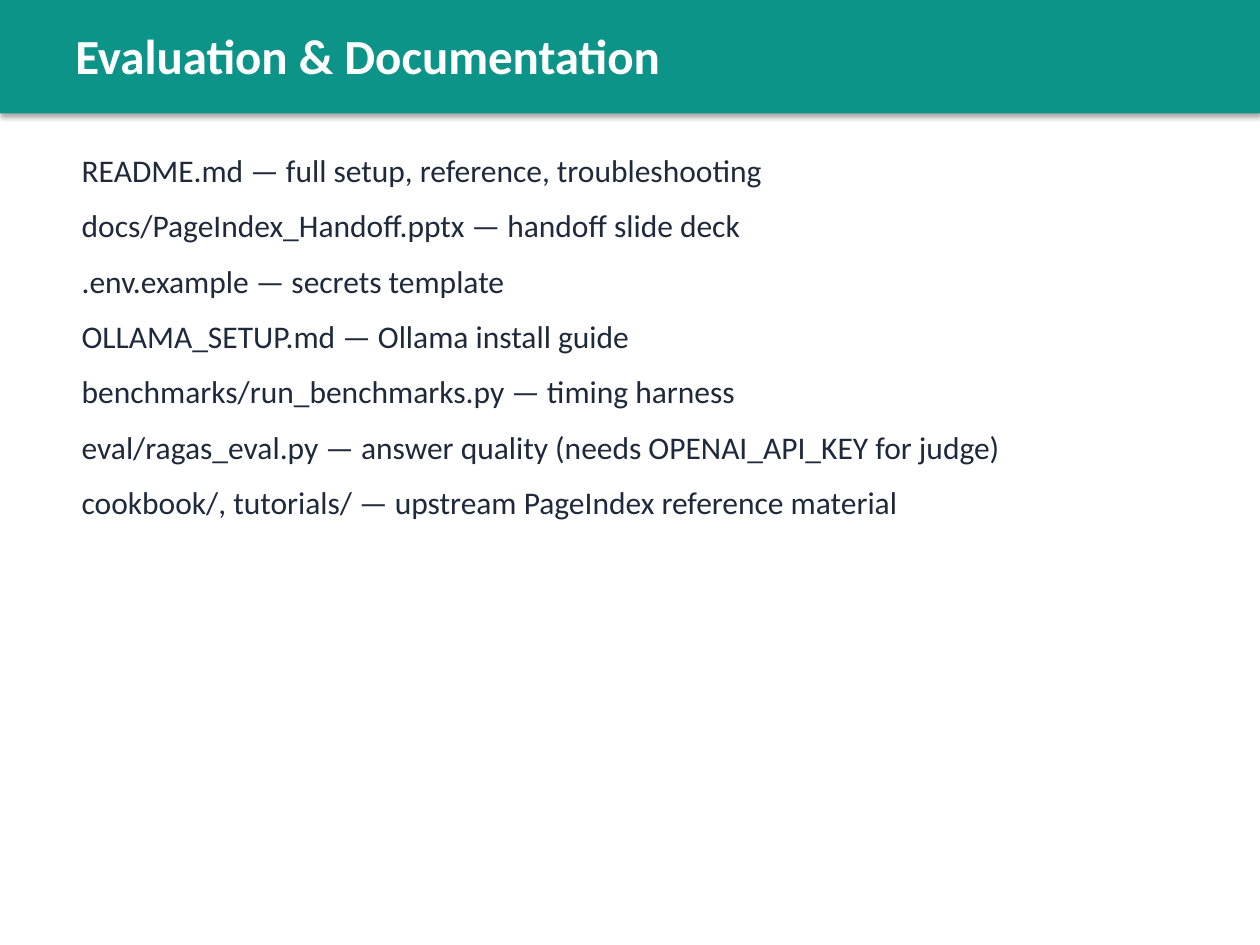
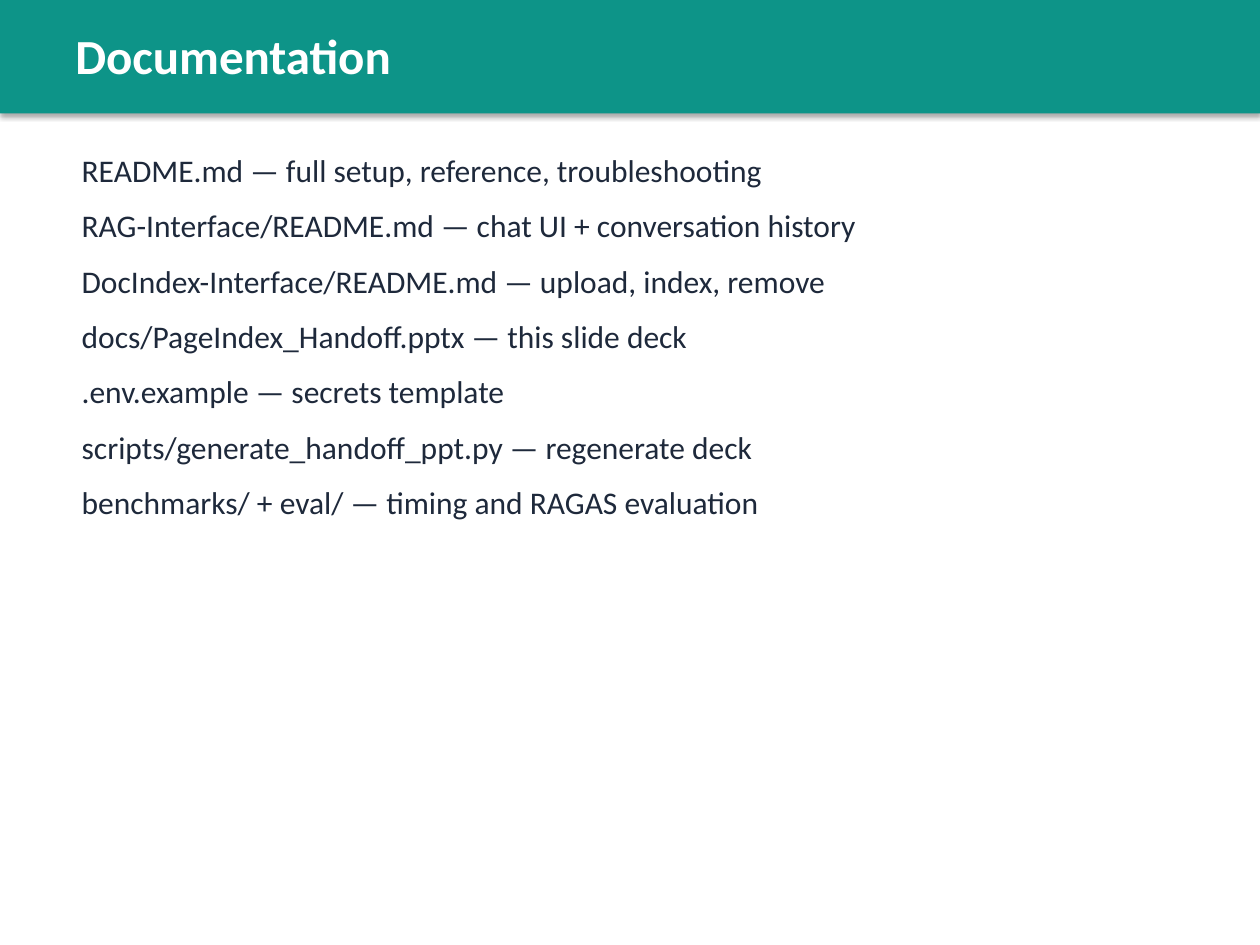
Before and after one commit to JackYuan18/RAG-PageIndex, a slide deck: slide 19 of docs/PageIndex_Handoff.pptx (slide 18 before the commit). Drawn at 1260x945 pixels with LibreOffice and Linux fonts; fonts in the diff are those of the drawing. Boxes give left, top, right and bottom in pixels: in the first picture for what was removed or moved away, otherwise in the second. Text is boxed around its words. In the diff, an @@ line names an element or a change of style, - is before the commit and + after.

```diff
--- a/docs/PageIndex_Handoff.pptx
+++ b/docs/PageIndex_Handoff.pptx
@@ text at [75, 39, 390, 75]: text changed @@
-Evaluation & Documentation
+Documentation
@@ text at [82, 215, 856, 354]: text changed @@
-docs/PageIndex_Handoff.pptx — handoff slide deck
+RAG-Interface/README.md — chat UI + conversation history
+DocIndex-Interface/README.md — upload, index, remove
+docs/PageIndex_Handoff.pptx — this slide deck
@@ text at [82, 437, 759, 520]: text changed @@
-OLLAMA_SETUP.md — Ollama install guide
-benchmarks/run_benchmarks.py — timing harness
-eval/ragas_eval.py — answer quality (needs OPENAI_API_KEY for judge)
-cookbook/, tutorials/ — upstream PageIndex reference material
+scripts/generate_handoff_ppt.py — regenerate deck
+benchmarks/ + eval/ — timing and RAGAS evaluation
```
Also in this commit, not shown: 4 other slides changed, 1 slide added, 7 other files.
